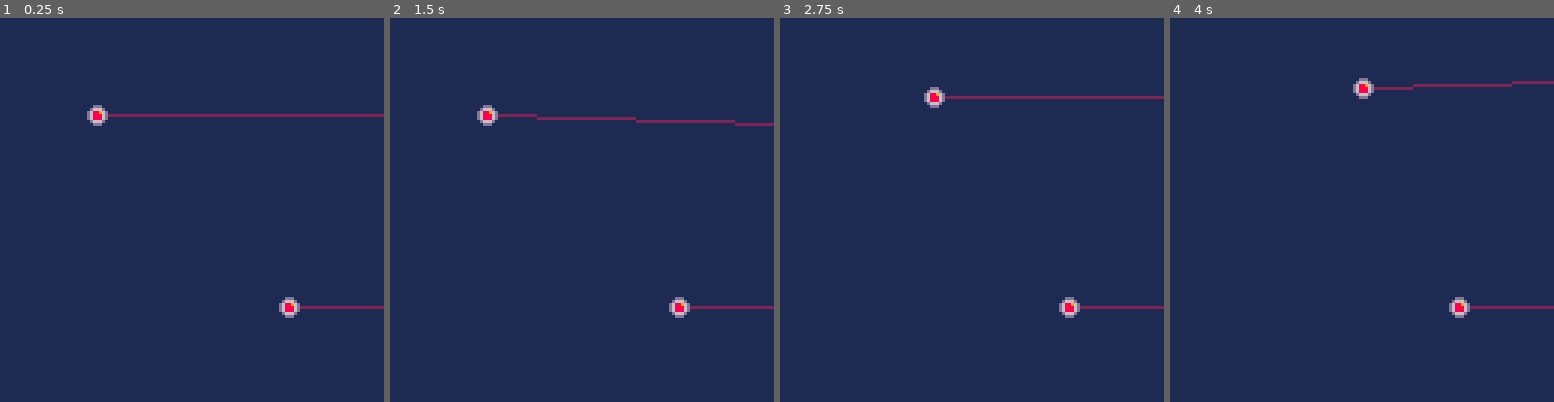
Above: before the commit, frames 1-4 (left to right).
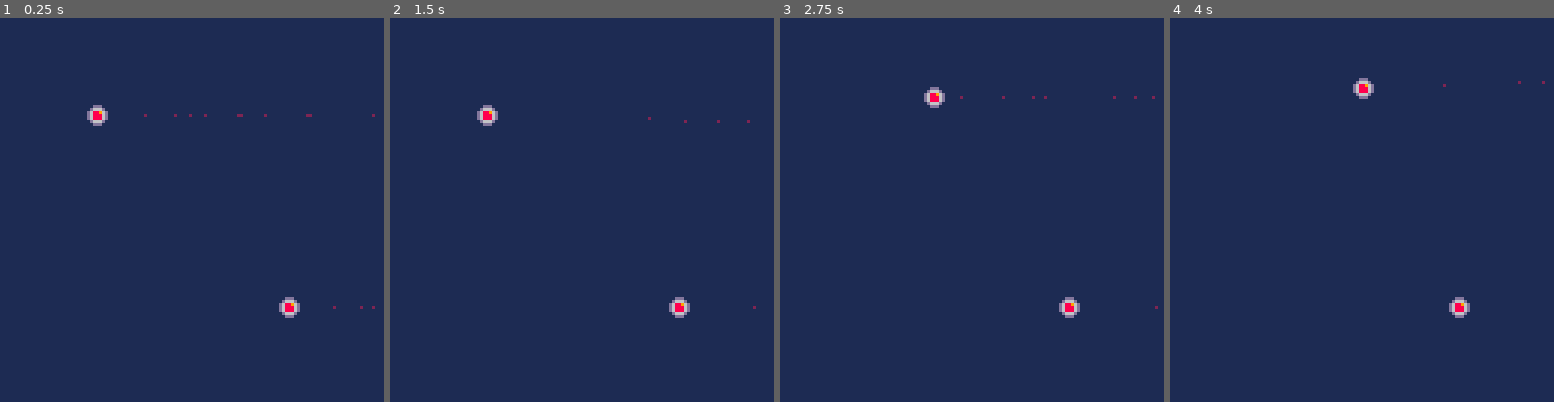
Above: after the commit, the same moments.

Repository: Ramito/PICO-8-Projects
Game: PICO-8 cartridge laserduel.p8
Same seed, same stepped clock (60 frames per second), same inputs: the game is played once before the commit and once after it.
Inputs:
- Up to frame 1 (0.25 s): no input
- Up to frame 2 (1.5 s): tap X (X key) at 0.33, 1.07 s; tap O (Z key) at 0.7 s
- Up to frame 3 (2.75 s): hold Right 1.6-2.1 s; tap O (Z key) at 1.7, 2.1, 2.5 s; tap X (X key) at 1.85 s; hold Up 2.15-2.42 s; hold Right from 2.47 s (still down)
- Up to frame 4 (4 s): tap O (Z key) at 2.9, 3.3, 3.7 s; tap X (X key) at 2.97 s; release Right at 3.03 s; hold Left 3.08-3.58 s; hold Down 3.63-3.97 s

The runs differ from the first frame. In frame 1, 0.7% of the frame differs, in the area x 28-100%, y 25-76%; in frame 2, 0.7%; in frame 3, 0.6%; in frame 4, 0.5%.

Commit message:
Experimental aim visualization

Diff:
--- a/laserduel.p8
+++ b/laserduel.p8
@@ -257,18 +257,27 @@
 end
 
 function draw_laser(laser)
-	local col=2
-	if (laser.trigger) col=8
 	local origin=ufos[laser.index].pos
+	local dest
 	if (laser.hit) then
-	 local hit_p=laser.hit.point
-		line(origin.x,origin.y,hit_p.x,hit_p.y,col)
-		return
-	end
-	local direction=arg_vec2(laser.aim)
-	local dest=origin+direction:scaled(200)
-	line(origin.x,origin.y,dest.x,dest.y,col)
-	end
+	 dest=laser.hit.point
+	else
+		dest=origin+arg_vec2(laser.aim):scaled(180)
+	end
+	if laser.trigger then
+		line(origin.x,origin.y,dest.x,dest.y,8)
+		circfill(dest.x,dest.y,2,8)
+	else
+		local o_d=origin-dest
+		local max_pts=0.15*sqrt(o_d:dot(o_d))
+			local points=0.5*(rnd(max_pts)+rnd(max_pts))
+		for i=1,points do
+			local alpha=rnd(1)
+			local point=origin:scaled(alpha)+dest:scaled(1-alpha)
+		 pset(point.x,point.y,2)
+		end
+	end
+end
 __gfx__
 0000000000ddd0000000000000000000000000000000000000000000000000000000000000000000000000000000000000000000000000000000000000000000
 000000000d666d000000000000000000000000000000000000000000000000000000000000000000000000000000000000000000000000000000000000000000
Not shown, changed: the sound effects (__sfx__) section of laserduel.p8
